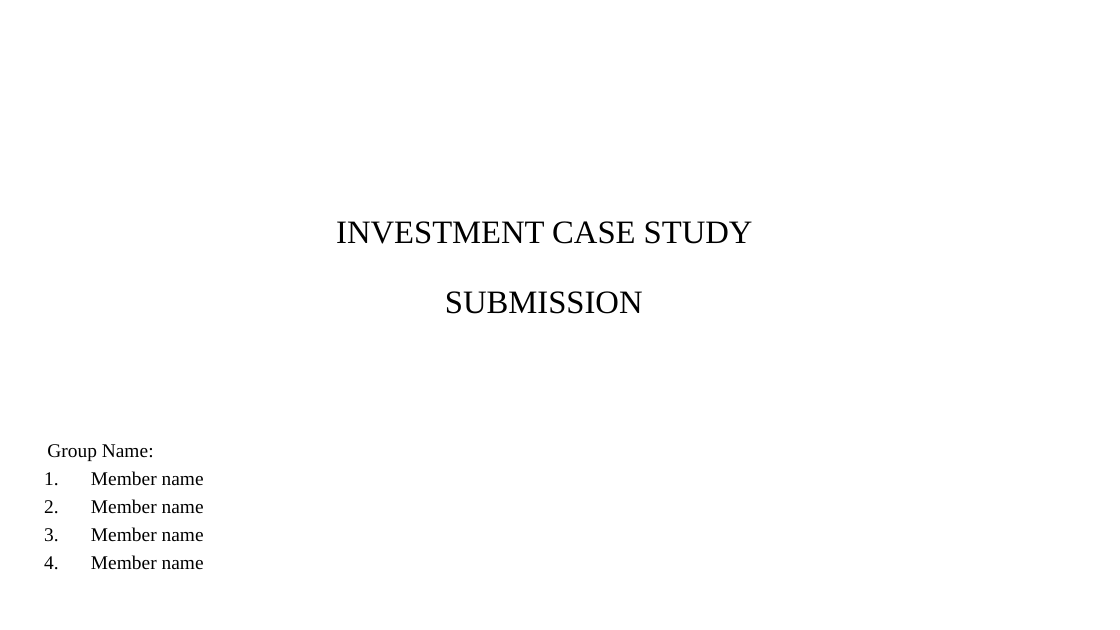
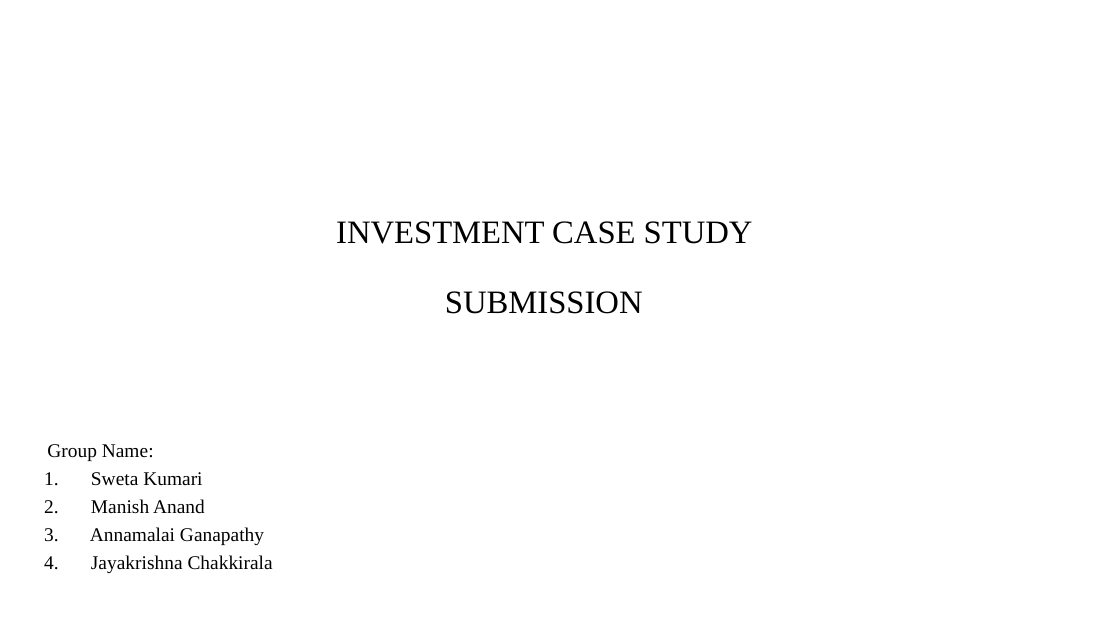
Before and after one commit to annamalaig/DSGroupProject, a slide deck: slide 1 of Data/Spark Funds Presentation.pptx. Drawn at 1120x630 pixels with LibreOffice and Linux fonts; fonts in the diff are those of the drawing; background and template pictures are left out. Boxes give left, top, right and bottom in pixels: in the first picture for what was removed or moved away, otherwise in the second. Text is boxed around its words. In the diff, an @@ line names an element or a change of style, - is before the commit and + after.

```diff
--- a/Data/Spark Funds Presentation.pptx
+++ b/Data/Spark Funds Presentation.pptx
@@ subtitle at <box>90,472,273,573</box>: text changed @@
-1. Member name
-2. Member name
-3. Member name
-4. Member name
+1. Sweta Kumari
+2. Manish Anand
+3. Annamalai Ganapathy
+4. Jayakrishna Chakkirala
```
Also in this commit, not shown: 5 other slides changed, 3 slides added, 3 slides removed.
